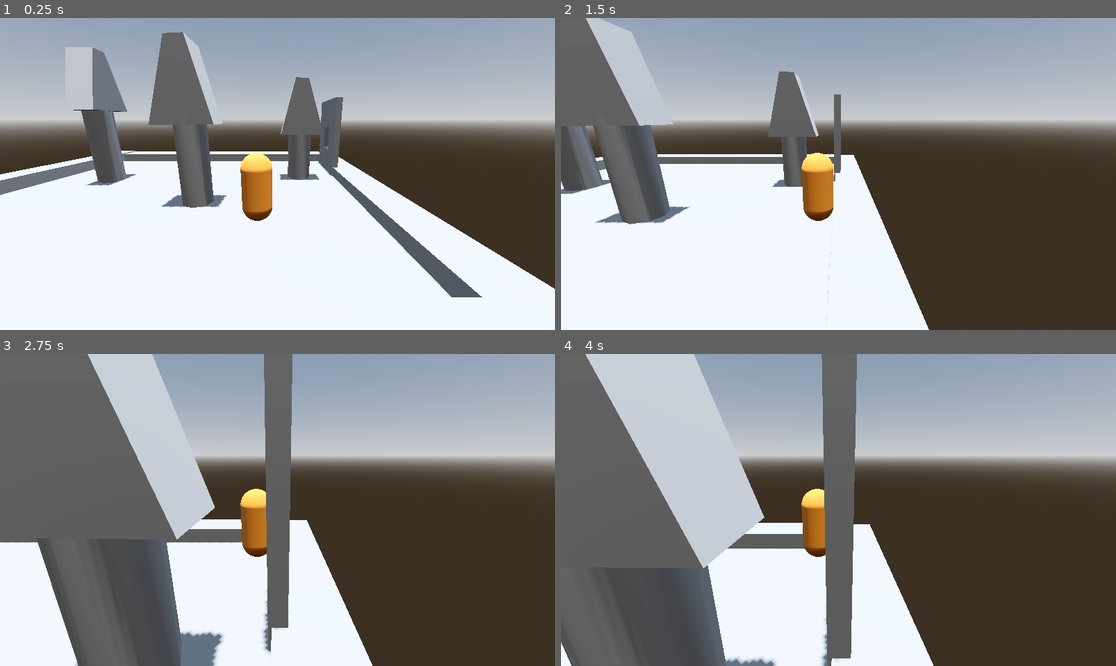
Above: before the commit, frames 1-4 (two rows, left to right).
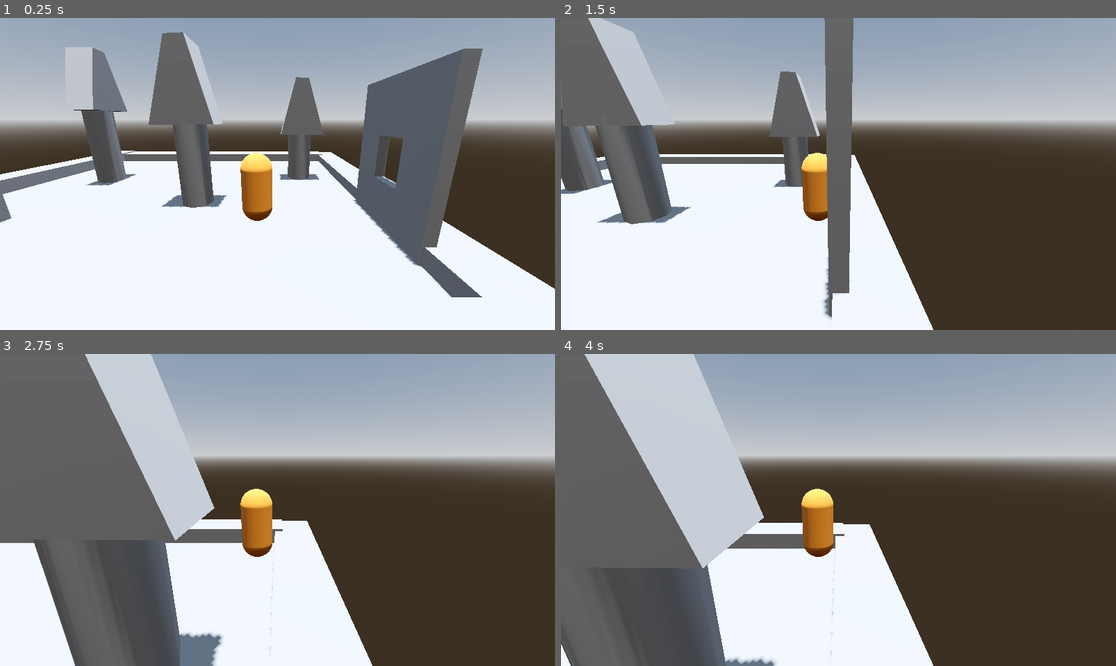
Above: after the commit, the same moments.

Repository: slaw1223/FirstGodotGame
Game: Godot game, scene res://main.tscn
Two runs of this game, one before a commit and one after it. Both use one fixed random seed, a clock stepped at 60 frames per second and the inputs below.
Inputs (mouse positions are in pixels of both pictures, inside the frame that each line leads up to):
- Up to frame 1 (0.25 s): no input
- Up to frame 2 (1.5 s): tap Enter (ui_accept) at 0.5, 0.77 s; move the mouse to (960, 158) at 0.52 s; hold Right (ui_right) 0.53-1.28 s; click (960, 158) at 0.67 s; move the mouse to (810, 174) at 1.27 s; hold Up (ui_up) from 1.28 s (still down)
- Up to frame 3 (2.75 s): keep holding Up (ui_up); tap Enter (ui_accept) at 1.52 s; move the mouse to (288, 503) at 2.02 s
- Up to frame 4 (4 s): keep holding Up (ui_up); move the mouse to (832, 516) at 2.77 s; click (832, 516) at 2.92 s; tap Enter (ui_accept) at 3.02, 3.5, 3.77 s; move the mouse to (877, 513) at 3.52 s

The runs differ from the first frame. In frame 1, 9.5% of the frame differs, in the area x 0-87%, y 9-80%; in frame 2, 4.7%; in frame 3, 4.7%; in frame 4, 5.3%.

Commit message:
waesrgjfk
awsedghj

Diff:
--- a/main.tscn
+++ b/main.tscn
@@ -30,7 +30,7 @@
 size = Vector3(11.597656, 0.22998047, 4.205246)
 
 [node name="wall" type="CSGBox3D" parent="." unique_id=2107876045]
-transform = Transform3D(1, 0, 0, 0, 1.0993419, 0, 0, 0, 1, -6.4360313, 1.4033068, -3.366211)
+transform = Transform3D(1, 0, 0, 0, 1.0993419, 0, 0, 0, 1, -0.19350004, 1.4033068, -3.366211)
 use_collision = true
 size = Vector3(3.1018066, 3.4267578, 0.26757813)
 
@@ -93,3 +93,7 @@
 transform = Transform3D(1, 0, 0, 0, 1, 0, 0, 0, 3.2, -3.0744476, -0.328125, 9.838827)
 use_collision = true
 size = Vector3(13.1857605, 1.1137695, 0.34960938)
+
+[node name="CSGBox3D5" type="CSGBox3D" parent="." unique_id=653895591]
+transform = Transform3D(1, 0, 0, 0, 1, 0, 0, 0, 1, 0, 120.15421, 7.13434)
+size = Vector3(1, 241.30843, 1)
